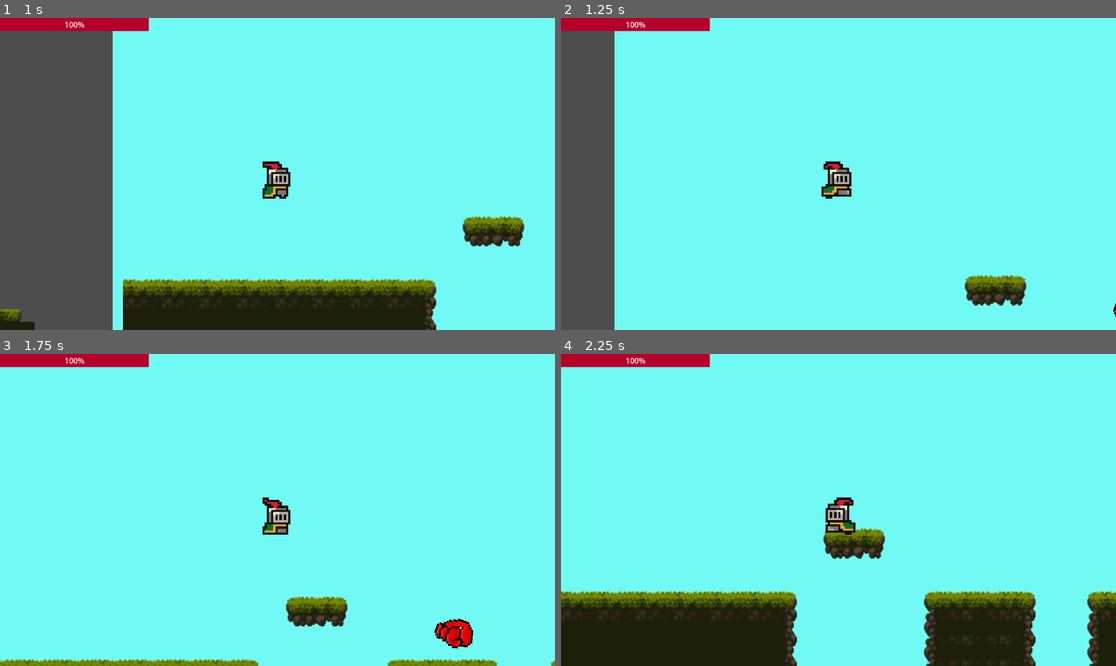
Above: before the commit, frames 1-4 (two rows, left to right).
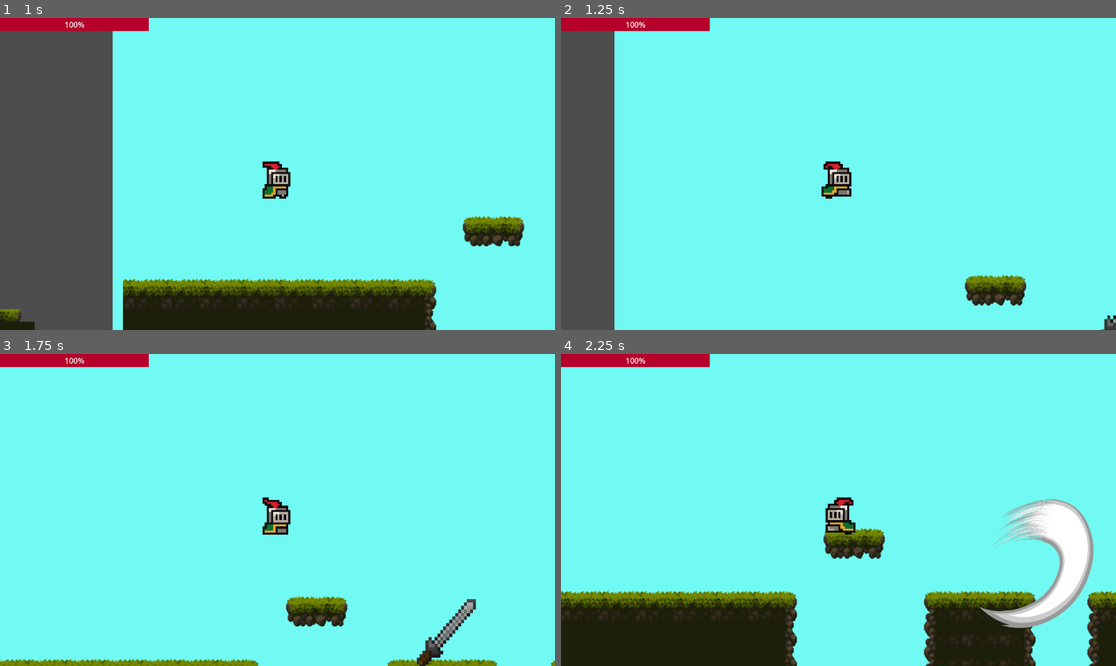
Above: after the commit, the same moments.

Repository: evanta/2D_Game_Design
Game: Godot game, scene res://Levels/TestWeapons.tscn
The game is run twice, just before and just after one commit, with the same random seed, the same clock (stepped at 60 frames per second) and the same inputs. This scene is started directly instead of the project's main scene.
Inputs:
- Up to frame 1 (1 s): tap Enter (attack) at 0.5 s; hold Right (ui_right) from 0.53 s (still down); hold Enter (attack) from 0.53 s (still down); tap Space (jump) at 0.77 s
- Up to frame 2 (1.25 s): keep holding Right (ui_right); keep holding Enter (attack)
- Up to frame 3 (1.75 s): keep holding Right (ui_right); release Enter (attack) at 1.28 s; tap E (interact) at 1.35 s; tap Space (jump) at 1.52 s
- Up to frame 4 (2.25 s): release Right (ui_right) at 2.03 s; hold Left (ui_left) from 2.03 s (still down); hold Enter (attack) from 2.03 s (still down)

Frame 1 is identical in both runs. In frame 2, 0.1% of the frame differs, in the area x 97-100%, y 91-100%; in frame 3, 0.9%; in frame 4, 3.7%, in the area x 75-96%, y 46-88%.

Commit message:
tweaks to bow and sword size

Diff:
--- a/2dGameDesignProject/Levels/TestWeapons.tscn
+++ b/2dGameDesignProject/Levels/TestWeapons.tscn
@@ -3,9 +3,9 @@
 [ext_resource type="Texture2D" uid="uid://b2uaxiig5taa8" path="res://Assets/Legacy-Fantasy - High Forest 2.3/Assets/Tiles.png" id="1_orlkf"]
 [ext_resource type="PackedScene" uid="uid://dbq2vts66xtpi" path="res://Sprite/Character.tscn" id="2_16ny0"]
 [ext_resource type="PackedScene" uid="uid://dwrk1nabq0y3g" path="res://Weapons/WeaponPickUp.tscn" id="3_locjh"]
+[ext_resource type="PackedScene" uid="uid://cxgrk6jobg0d1" path="res://Weapons/Sword/Sword.tscn" id="4_locjh"]
 [ext_resource type="PackedScene" uid="uid://dnphqkwoyrt06" path="res://UI/UI.tscn" id="5_16ny0"]
 [ext_resource type="PackedScene" uid="uid://ka36vvotev3b" path="res://Enemies/skeleton_enemy.tscn" id="5_locjh"]
-[ext_resource type="PackedScene" uid="uid://dcg4u6o34bomp" path="res://Weapons/Gauntlets/Gauntlets.tscn" id="6_0hlja"]
 
 [sub_resource type="TileSetAtlasSource" id="TileSetAtlasSource_r6v2h"]
 texture = ExtResource("1_orlkf")
@@ -516,7 +516,7 @@
 
 [node name="BowPickup" parent="." unique_id=996792915 instance=ExtResource("3_locjh")]
 position = Vector2(638, 489)
-weaponScene = ExtResource("6_0hlja")
+weaponScene = ExtResource("4_locjh")
 
 [node name="Skeleton" parent="." unique_id=1046337729 instance=ExtResource("5_locjh")]
 position = Vector2(988, 421)
--- a/2dGameDesignProject/Weapons/Bow/Bow.tscn
+++ b/2dGameDesignProject/Weapons/Bow/Bow.tscn
@@ -14,8 +14,8 @@
 
 [node name="BowSprite" type="Sprite2D" parent="." unique_id=1036441538]
 unique_name_in_owner = true
-position = Vector2(7.375, -3.875)
-scale = Vector2(0.13343254, 0.08574121)
+position = Vector2(8, -5.9604645e-08)
+scale = Vector2(0.16046624, 0.11432162)
 texture = ExtResource("2_0c6kc")
 
 [node name="DrawnBowSprite" type="Sprite2D" parent="." unique_id=2024659460]
--- a/2dGameDesignProject/Weapons/Sword/Sword.tscn
+++ b/2dGameDesignProject/Weapons/Sword/Sword.tscn
@@ -14,6 +14,6 @@
 
 [node name="SwordPNG" type="Sprite2D" parent="." unique_id=390578224]
 unique_name_in_owner = true
-position = Vector2(9.536743e-07, 0.99999905)
-scale = Vector2(0.06553713, 0.08022616)
+position = Vector2(-0.99999976, 0)
+scale = Vector2(0.092178896, 0.10746485)
 texture = ExtResource("3_n2x74")
--- a/2dGameDesignProject/Weapons/Sword/sword_hitbox.tscn
+++ b/2dGameDesignProject/Weapons/Sword/sword_hitbox.tscn
@@ -4,19 +4,19 @@
 [ext_resource type="Texture2D" uid="uid://bdprkmfji1qtn" path="res://Weapons/Sword/File1.png" id="2_y4fvx"]
 
 [sub_resource type="RectangleShape2D" id="RectangleShape2D_f44ln"]
-size = Vector2(79, 75)
+size = Vector2(143, 182)
 
 [node name="SwordHitbox" type="Area2D" unique_id=1030491958]
 script = ExtResource("1_f44ln")
 
 [node name="CollisionShape2D" type="CollisionShape2D" parent="." unique_id=1243078919]
 unique_name_in_owner = true
-position = Vector2(39.5, -4.5)
+position = Vector2(81, -1)
 shape = SubResource("RectangleShape2D_f44ln")
 
 [node name="SwipeImage" type="Sprite2D" parent="." unique_id=1712617893]
 unique_name_in_owner = true
 z_index = 1
-position = Vector2(25.999996, 1.4999995)
-scale = Vector2(0.19272728, 0.21750003)
+position = Vector2(59.49999, -1.4999981)
+scale = Vector2(0.31454542, 0.4775)
 texture = ExtResource("2_y4fvx")
